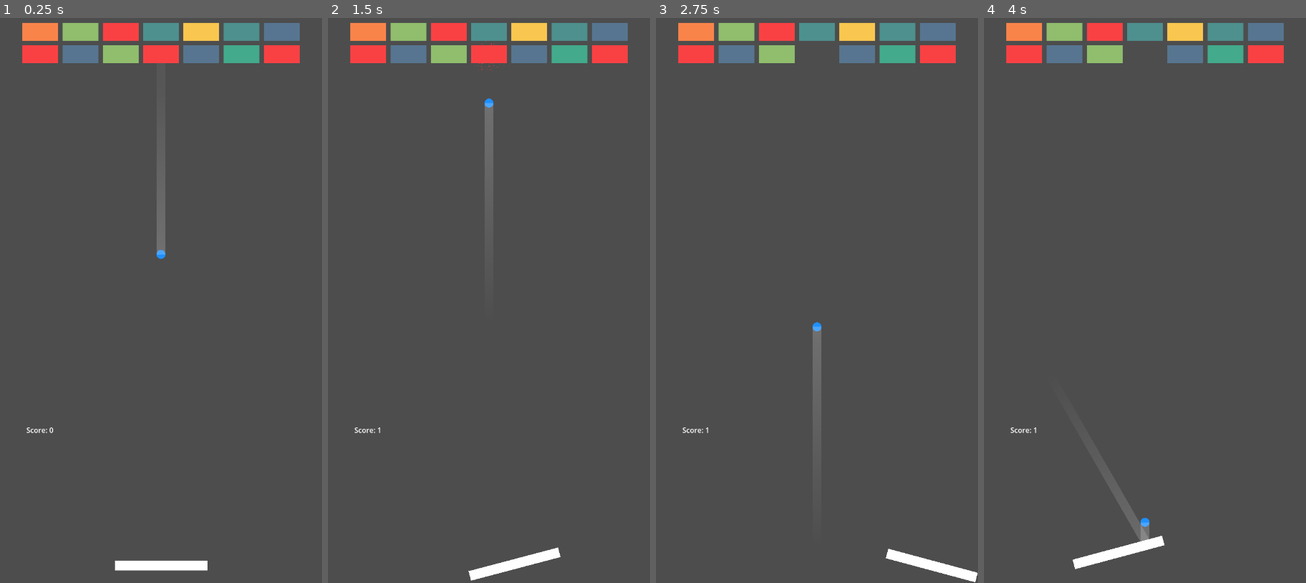
Above: before the commit, frames 1-4 (left to right).
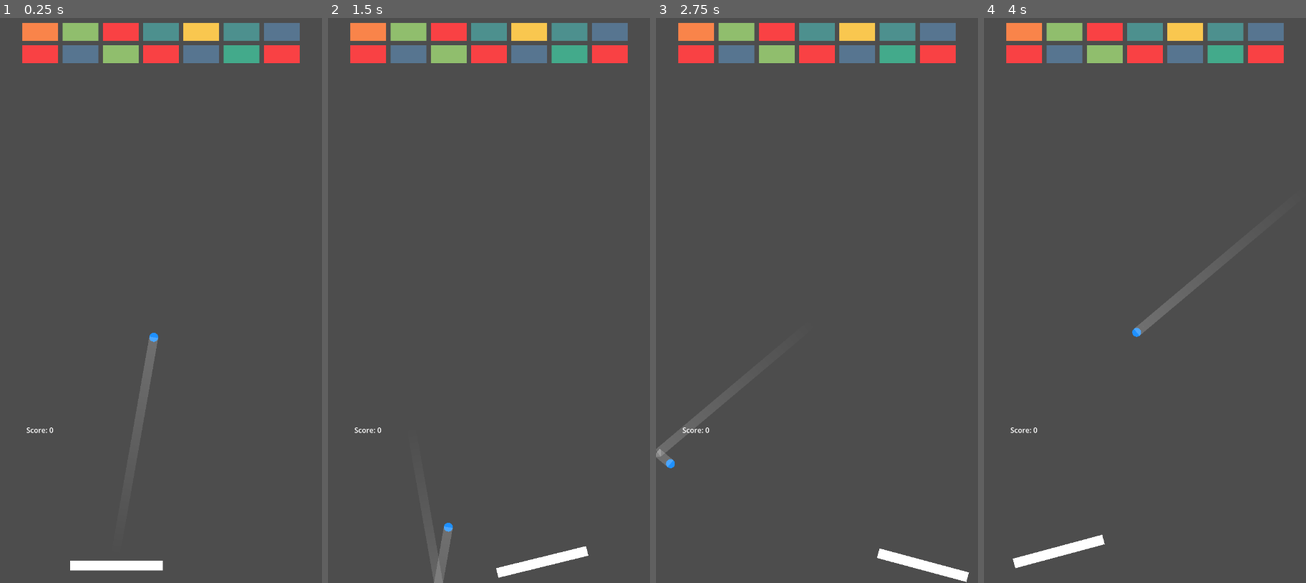
Above: after the commit, the same moments.

Repository: lbarman/brickgame
Game: Godot game, scene res://main.tscn
The game is run twice, just before and just after one commit, with the same random seed, the same clock (stepped at 60 frames per second) and the same inputs.
Inputs:
- Up to frame 1 (0.25 s): no input
- Up to frame 2 (1.5 s): tap Enter (ui_accept) at 0.5, 0.77 s; hold Right (ui_right) 0.53-1.28 s; tap F at 0.6, 1.35 s; hold Left (ui_left) from 1.28 s (still down)
- Up to frame 3 (2.75 s): tap Enter (ui_accept) at 1.52 s; release Left (ui_left) at 2.03 s; hold Right (ui_right) from 2.03 s (still down); tap F at 2.1 s
- Up to frame 4 (4 s): tap F at 2.85, 3.6 s; tap Enter (ui_accept) at 3.02, 3.77 s; release Right (ui_right) at 3.53 s; hold Left (ui_left) from 3.53 s (still down)

The runs differ from the first frame. In frame 1, 1.2% of the frame differs, in the area x 21-65%, y 29-98%; in frame 2, 1.3%; in frame 3, 1.3%; in frame 4, 2.0%, in the area x 8-64%, y 4-98%.

Commit message:
Changed files ball_rigid_body_2d.gd,character_body_2d.gd,main.tscn

Diff:
--- a/ball_rigid_body_2d.gd
+++ b/ball_rigid_body_2d.gd
@@ -36,7 +36,7 @@
 
 	# Initial angle is 90° facing up
 	linear_velocity = Vector2.RIGHT.rotated(randf_range(0, PI/2)-PI/4) * min_speed
-	linear_velocity = Vector2.UP
+	linear_velocity = Vector2.DOWN.rotated(5*PI/90)
 
 	# Change the ball color with speed.
 	if ball_sprite:
@@ -93,6 +93,7 @@
 		var query = PhysicsRayQueryParameters2D.create(current_pos, next_pos)
 		query.exclude = [self.get_rid()] # Exclude the ball itself from the query.
 		query.collision_mask = 0xFFFFFFFF
+		query.collide_with_bodies = true
 
 		var result = space_state.intersect_ray(query)
 
--- a/character_body_2d.gd
+++ b/character_body_2d.gd
@@ -98,9 +98,8 @@
 		ball_collision_debounced(collision)
 
 func ball_collision_debounced(collision: KinematicCollision2D):
-	print("Ball collision debounced")
 	if is_rising:
-		print("is rising", collision.get_angle()*90/PI)
-		ball.speed_up()
+		#ball.speed_up()
 		cant_rise = true
-		ball.linear_velocity = Vector2.UP.rotated(deg_to_rad(rotation_degrees))
+		#var impulse = -collision.get_normal() * ball.linear_velocity.length() * 2.0
+		#ball.apply_central_impulse(impulse)
--- a/main.tscn
+++ b/main.tscn
@@ -30,7 +30,7 @@
 [node name="Camera2D" type="Camera2D" parent="."]
 
 [node name="Pad" type="CharacterBody2D" parent="."]
-position = Vector2(0, 600)
+position = Vector2(-100, 600)
 script = ExtResource("2_1bvp3")
 
 [node name="CollisionShape2D" type="CollisionShape2D" parent="Pad"]
